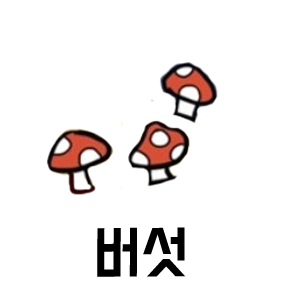
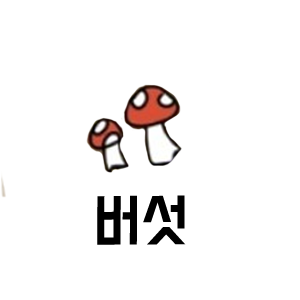
Layer changes from the first 300x300 image to the second:
added layer "레이어 7" above "레이어 6" over bbox(1, 81, 211, 198)
hid "레이어 6" over bbox(46, 44, 266, 195)
added layer "버섯 사본" above "버섯" over bbox(97, 195, 186, 245)
hid "버섯" over bbox(97, 227, 186, 277)
